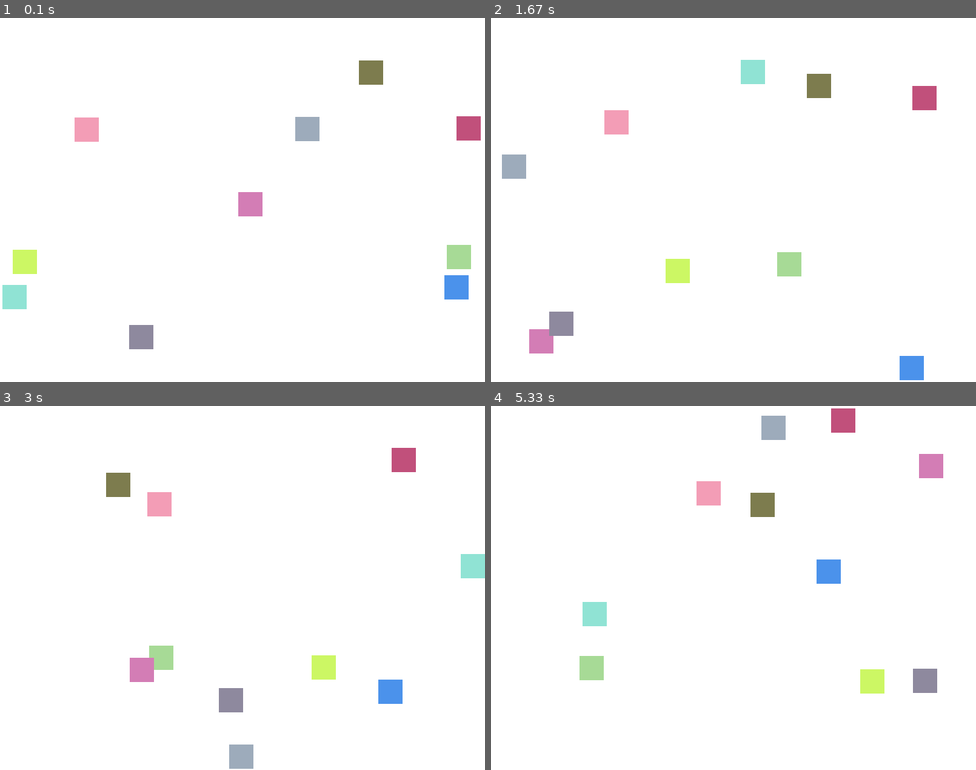
Above: before the commit, frames 1-4 (two rows, left to right).
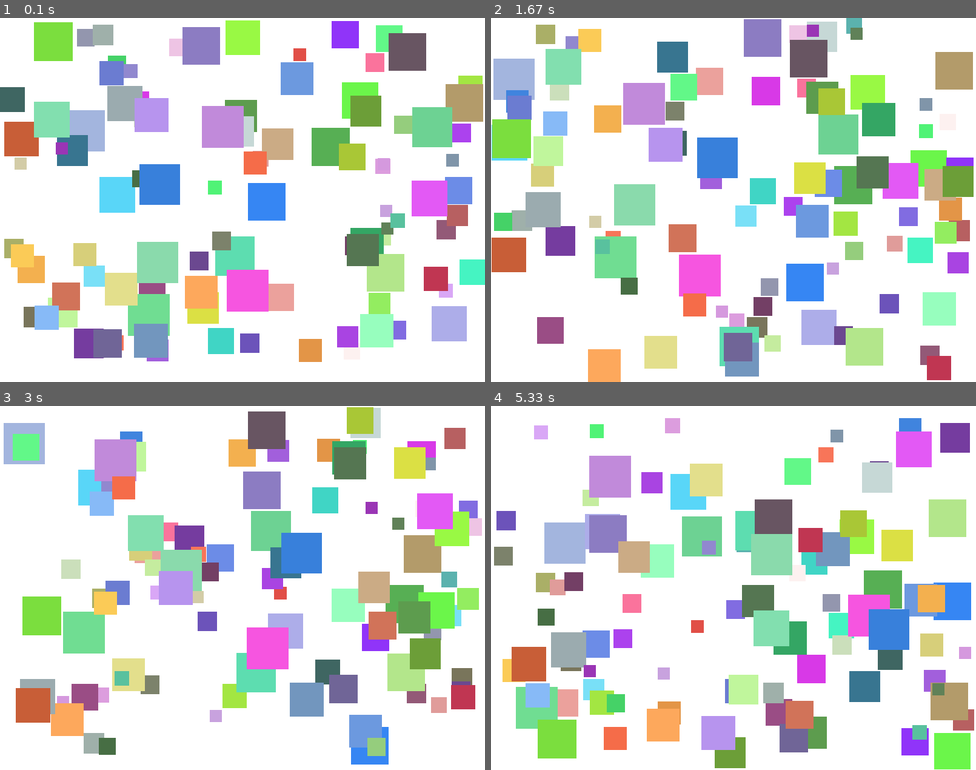
Above: after the commit, the same moments.

Repository: kangyoussef95-max/lab8-pygame
Game: pygame game, started from main.py
The game is run twice, just before and just after one commit, with the same random seed, the same clock (stepped at 60 frames per second) and the same inputs.
Inputs:
- Up to frame 1 (0.1 s): no input
- Up to frame 2 (1.67 s): no input
- Up to frame 3 (3 s): no input
- Up to frame 4 (5.33 s): no input

The runs differ from the first frame. In frame 1, 37% of the frame differs, in the area x 0-100%, y 0-95%; in frame 2, 39%, in the area x 0-100%, y 0-100%; in frame 3, 35%; in frame 4, 37%.

Commit message:
implemented size dependant speed and jitter

Diff:
--- a/main.py
+++ b/main.py
@@ -1,3 +1,4 @@
+import math
 import pygame
 import random
 
@@ -7,9 +8,13 @@
 # Constants
 WINDOW_WIDTH = 800
 WINDOW_HEIGHT = 600
-SQUARE_SIZE = 40
-NUM_SQUARES = 10
+MIN_SQUARE_SIZE = 20
+MAX_SQUARE_SIZE = 70
+MIN_SPEED = 1.5
+MAX_SPEED = 7.0
+NUM_SQUARES = 100
 FPS = 60
+JITTER_ENABLED = True
 
 # Colors
 WHITE = (255, 255, 255)
@@ -28,14 +33,57 @@
         self.x = x
         self.y = y
         self.size = size
-        # Random velocity for each direction (-5 to 5 pixels per frame)
-        self.vx = random.uniform(-5, 5)
-        self.vy = random.uniform(-5, 5)
+
+        # Bigger squares are slower.
+        # Guard against divide-by-zero if min and max size are equal.
+        if MAX_SQUARE_SIZE == MIN_SQUARE_SIZE:
+            self.max_speed = MAX_SPEED
+        else:
+            size_ratio = (self.size - MIN_SQUARE_SIZE) / (MAX_SQUARE_SIZE - MIN_SQUARE_SIZE)
+            self.max_speed = MAX_SPEED - size_ratio * (MAX_SPEED - MIN_SPEED)
+            self.max_speed = min(self.max_speed, MAX_SPEED)
+            self.max_speed = max(MIN_SPEED, self.max_speed)
+
+        # Pick a random movement direction and a speed that does not exceed max_speed.
+        angle = random.uniform(0, 2 * math.pi)
+        speed = random.uniform(MIN_SPEED, self.max_speed)
+        self.vx = math.cos(angle) * speed
+        self.vy = math.sin(angle) * speed
+
         # Random color
-        self.color = (random.randint(50, 255), random.randint(50, 255), random.randint(50, 255))
+        self.color = (
+            random.randint(50, 255),
+            random.randint(50, 255),
+            random.randint(50, 255),
+        )
+
+    def compute_jitter_delta(self) -> tuple[float, float]:
+        """Stub: return small velocity changes to create jitter."""
+        # TODO: Replace this with your jitter logic.
+        return random.uniform(-0.2, 0.2), random.uniform(-0.2, 0.2)
+
+    def apply_jitter(self) -> None:
+        """Stub: apply jitter deltas to velocity before movement."""
+        if not JITTER_ENABLED:
+            return
+
+        jitter_x, jitter_y = self.compute_jitter_delta()
+        self.vx += jitter_x
+        self.vy += jitter_y
+
+    def clamp_speed(self) -> None:
+        """Clamp total velocity magnitude so it does not exceed this square's max_speed."""
+        speed = math.hypot(self.vx, self.vy)
+        if speed > self.max_speed and speed > 0:
+            scale = self.max_speed / speed
+            self.vx *= scale
+            self.vy *= scale
 
     def update(self) -> None:
         """Update the square's position and bounce off walls."""
+        self.apply_jitter()
+        self.clamp_speed()
+
         self.x += self.vx
         self.y += self.vy
 
@@ -56,33 +104,29 @@
 
 def main() -> None:
     """Main game loop."""
-    # Create squares at random positions
+    sizes = [random.randint(MIN_SQUARE_SIZE, MAX_SQUARE_SIZE) for _ in range(NUM_SQUARES)]
     squares = [
         Square(
-            random.randint(0, WINDOW_WIDTH - SQUARE_SIZE),
-            random.randint(0, WINDOW_HEIGHT - SQUARE_SIZE),
-            SQUARE_SIZE
+            size=size,
+            x=random.randint(0, WINDOW_WIDTH - size),
+            y=random.randint(0, WINDOW_HEIGHT - size),
         )
-        for _ in range(NUM_SQUARES)
+        for size in sizes
     ]
 
     running = True
     while running:
-        # Handle events
         for event in pygame.event.get():
             if event.type == pygame.QUIT:
                 running = False
 
-        # Update squares
         for square in squares:
             square.update()
 
-        # Draw everything
         screen.fill(WHITE)
         for square in squares:
             square.draw(screen)
 
-        # Update display
         pygame.display.flip()
         clock.tick(FPS)
 
Not shown, added: README.md
Not shown, added: requirements.txt
